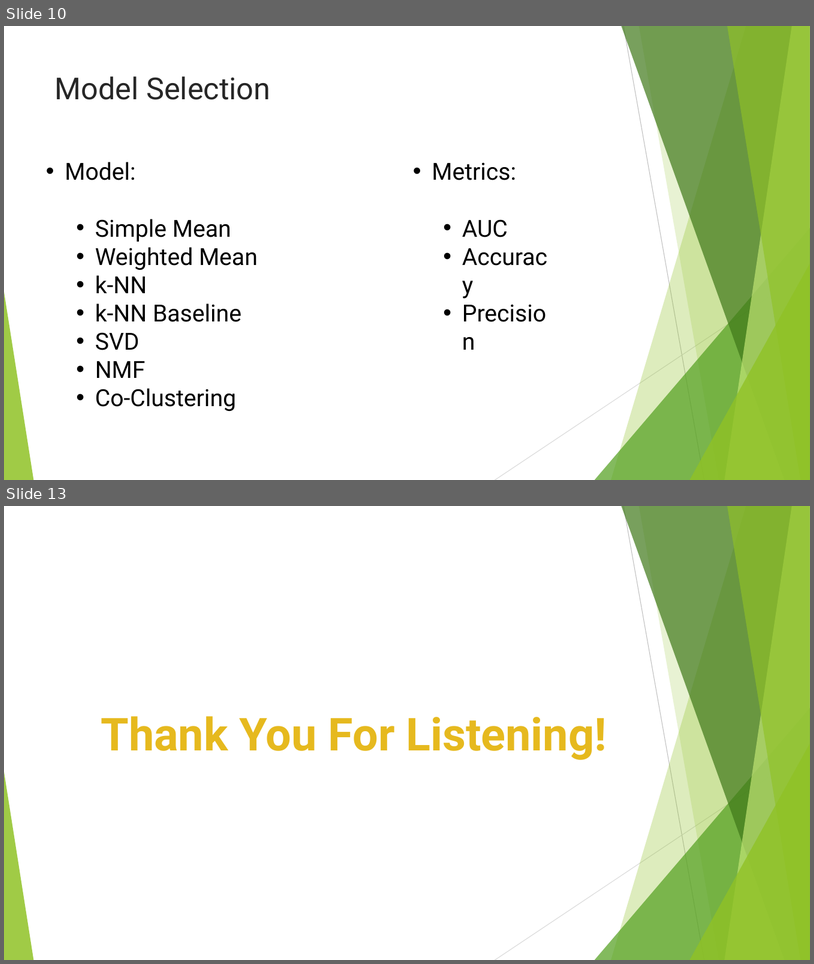
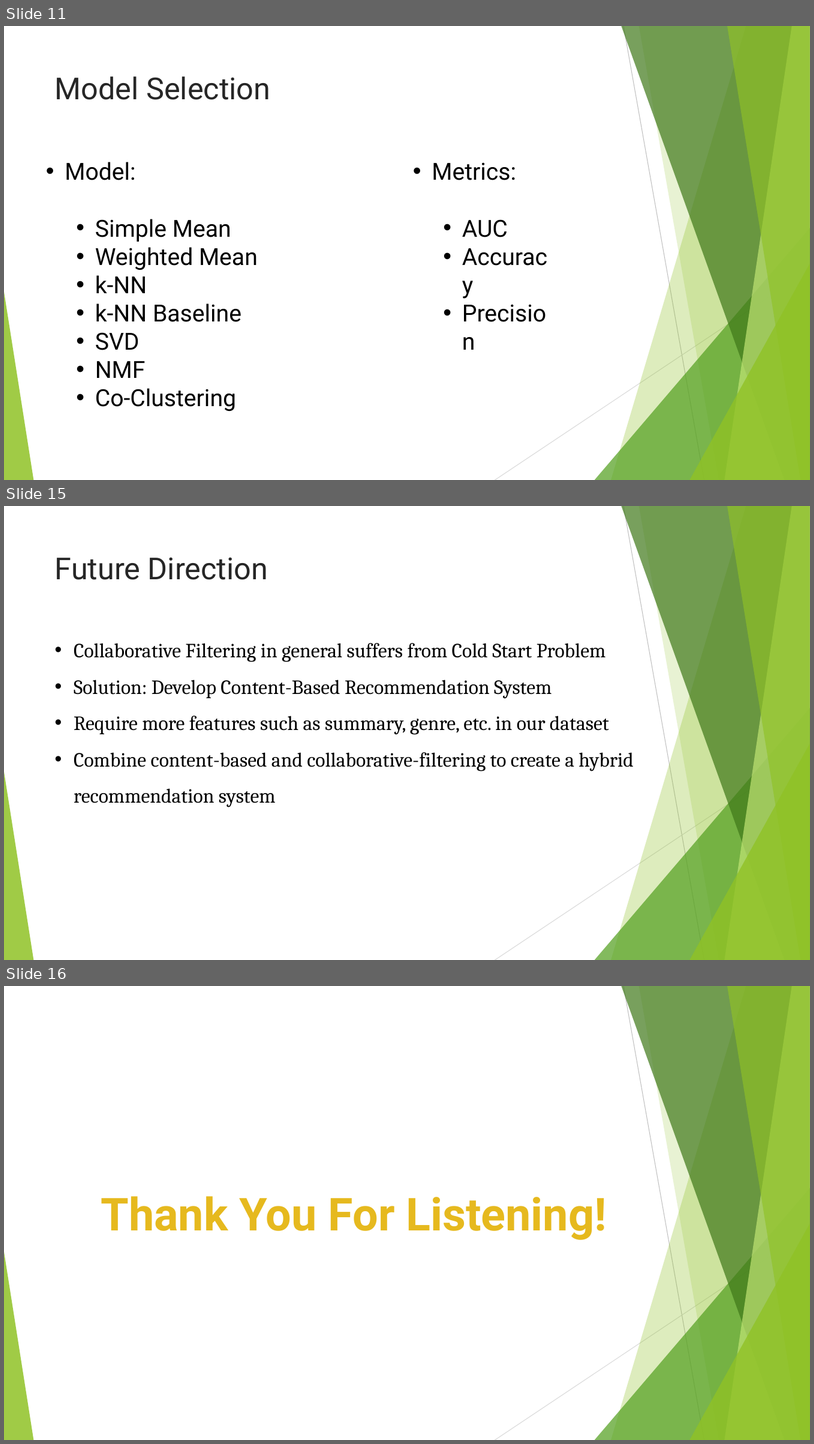
Before and after one commit to mnguyen494/Capstone-3, a slide deck: Report/Book Recommendation.pptx. Shown one above the other, each under a label of ours: slides 10 and 13 before the commit, slides 11, 15 and 16 after it; the slides between them are not shown. The pictures are 814x964 and 814x1444 pixels, drawn with LibreOffice and Linux fonts; fonts in the diff are those of the drawing. Boxes give left, top, right and bottom in pixels: in the first picture for what was removed or moved away, otherwise in the second. Text is boxed around its words. In the diff, an @@ line names an element or a change of style, - is before the commit and + after.

```diff
--- a/Report/Book Recommendation.pptx
+++ b/Report/Book Recommendation.pptx
@@ slide 15 added at (4, 506, 810, 960), background #FFFFFF; not listed: 10 template elements that a slide beside it also shows @@
@@ title added at (55, 557, 268, 580), 36 pt, text #262626 @@
+Future Direction
@@ text added at (74, 643, 633, 807), 24 pt, text #000000 @@
+• Collaborative Filtering in general suffers from Cold Start Problem
+• Solution: Develop Content-Based Recommendation System
+• Require more features such as summary, genre, etc. in our dataset
+• Combine content-based and collaborative-filtering to create a hybrid recommendation system
@@ what was slide 10 is now slide 11 @@
@@ what was slide 13 is now slide 16 @@
```
Also in this commit, not shown: 3 slides changed, 2 other slides added.
